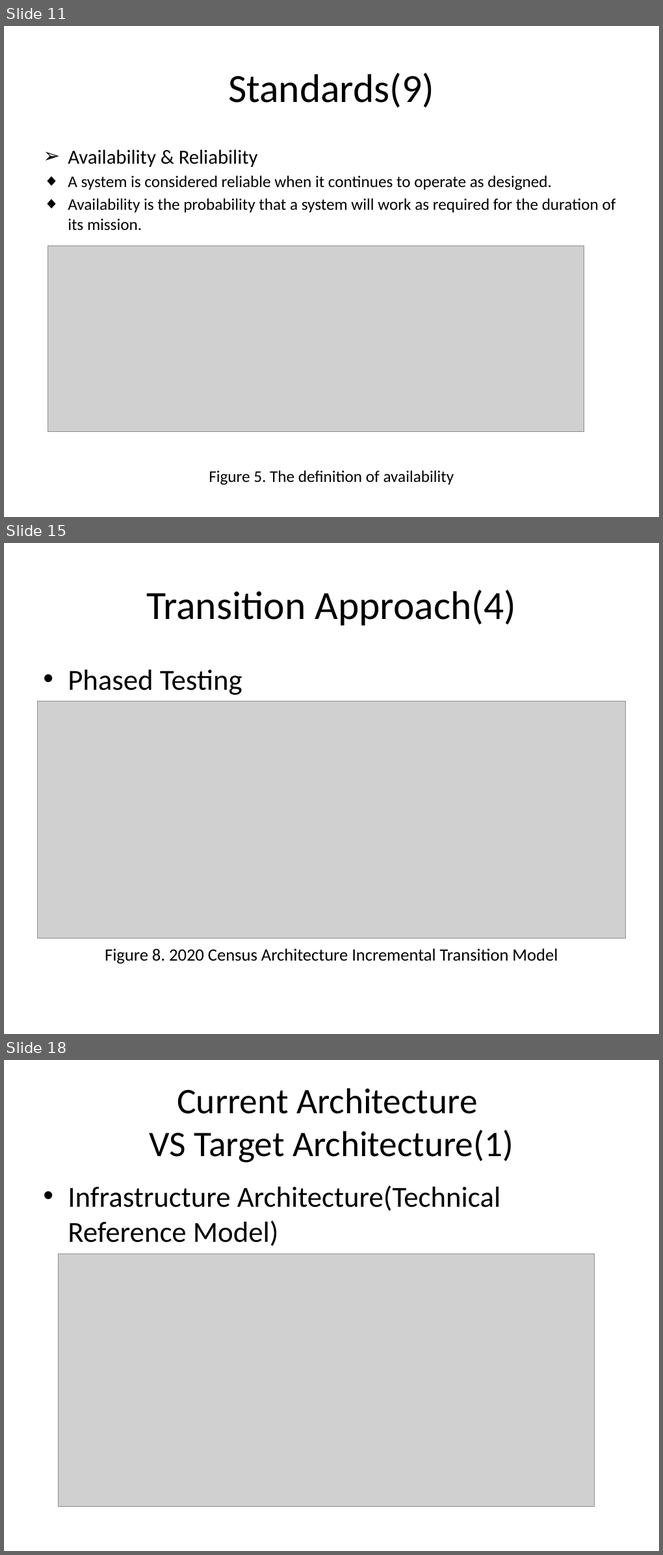
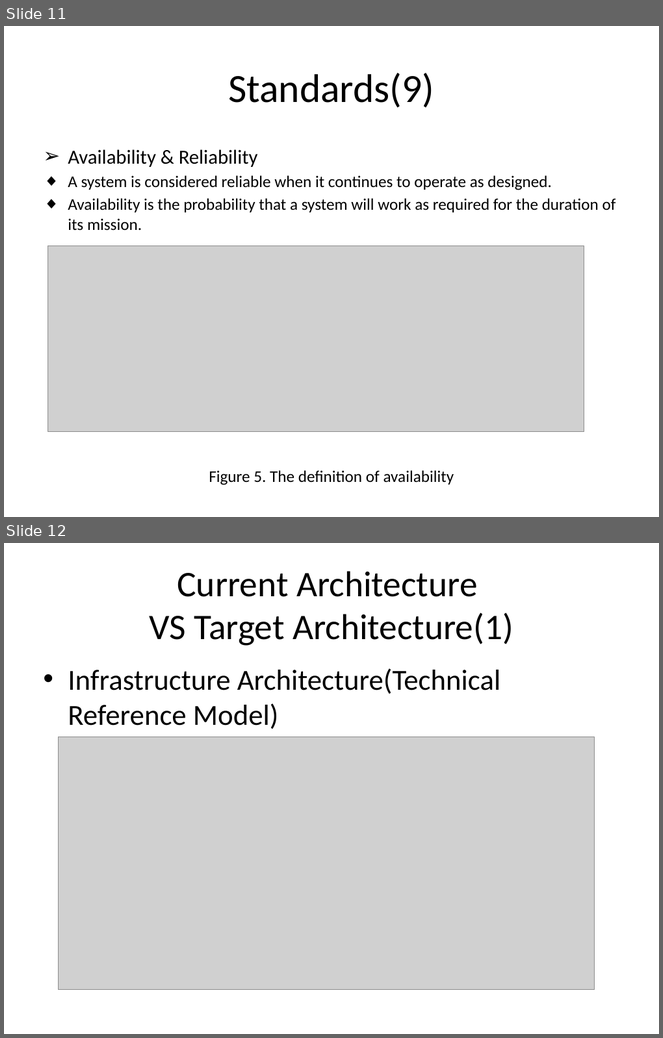
Before and after one commit to J2EEBeliever/INFS-774-LFreeman-JWang-NVilailack, a slide deck: INFS 774 Junxiang Technical Architecture.pptx. Shown one above the other, each under a label of ours: slides 11, 15 and 18 before the commit, slides 11 and 12 after it; the slides between them are not shown. The pictures are 663x1555 and 663x1038 pixels, drawn with LibreOffice and Linux fonts; fonts in the diff are those of the drawing; grey boxes stand for pictures; background and template pictures are left out. Boxes give left, top, right and bottom in pixels: in the first picture for what was removed or moved away, otherwise in the second. Text is boxed around its words. In the diff, an @@ line names an element or a change of style, - is before the commit and + after.

```diff
--- a/INFS 774 Junxiang Technical Architecture.pptx
+++ b/INFS 774 Junxiang Technical Architecture.pptx
@@ slide 15 removed at bbox=[4, 543, 659, 1034], background picture (left out) @@
@@ title removed at bbox=[146, 590, 516, 626] @@
-Transition Approach(4)
@@ text removed at bbox=[68, 670, 558, 964] @@
-• Phased Testing
-Figure 8. 2020 Census Architecture Incremental Transition Model
@@ picture removed at bbox=[37, 701, 626, 938] @@
@@ what was slide 18 is now slide 12 @@
```
Also in this commit, not shown: 3 slides changed, 5 other slides removed, 1 other file.
